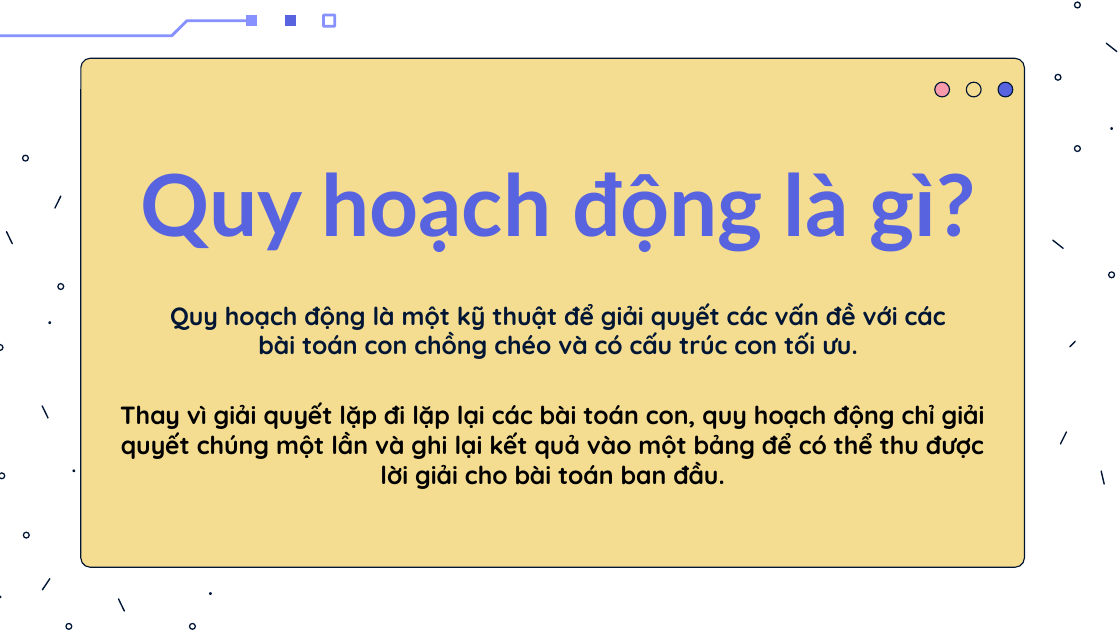
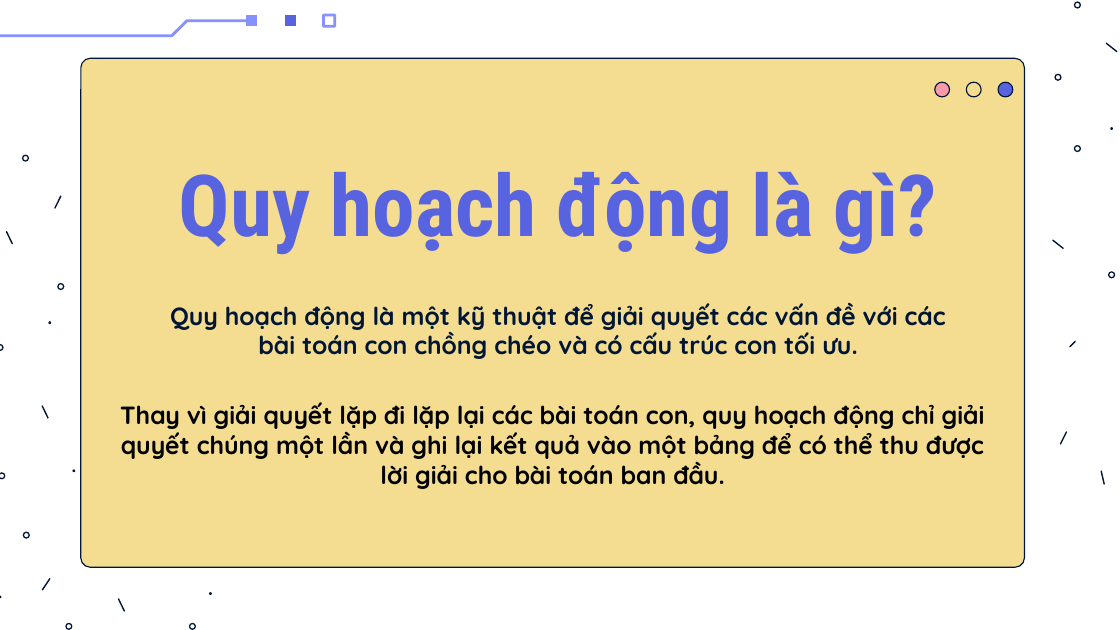
Before and after one commit to Tox1cCoder/CS112, a slide deck: slide 4 of Slide.pptx. Drawn at 1120x630 pixels with LibreOffice and Linux fonts; fonts in the diff are those of the drawing. Boxes give left, top, right and bottom in pixels: in the first picture for what was removed or moved away, otherwise in the second. Text is boxed around its words. In the diff, an @@ line names an element or a change of style, - is before the commit and + after.

```diff
--- a/Slide.pptx
+++ b/Slide.pptx
@@ title "Quy hoạch động là gì?" at (x1=179, y1=172, x2=937, y2=254): font Lato to Roboto Condensed @@
```
Also in this commit, not shown: 24 other slides changed, 4 slides added, 1 other file.
